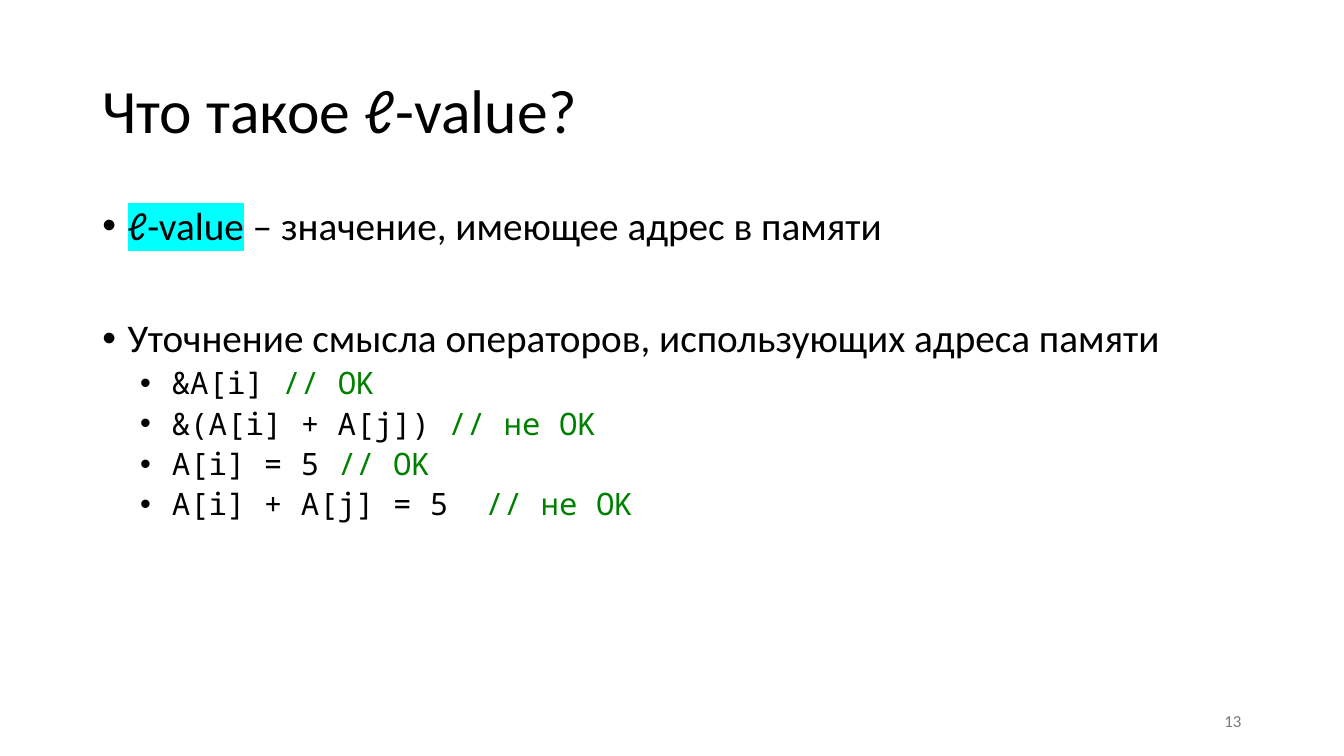
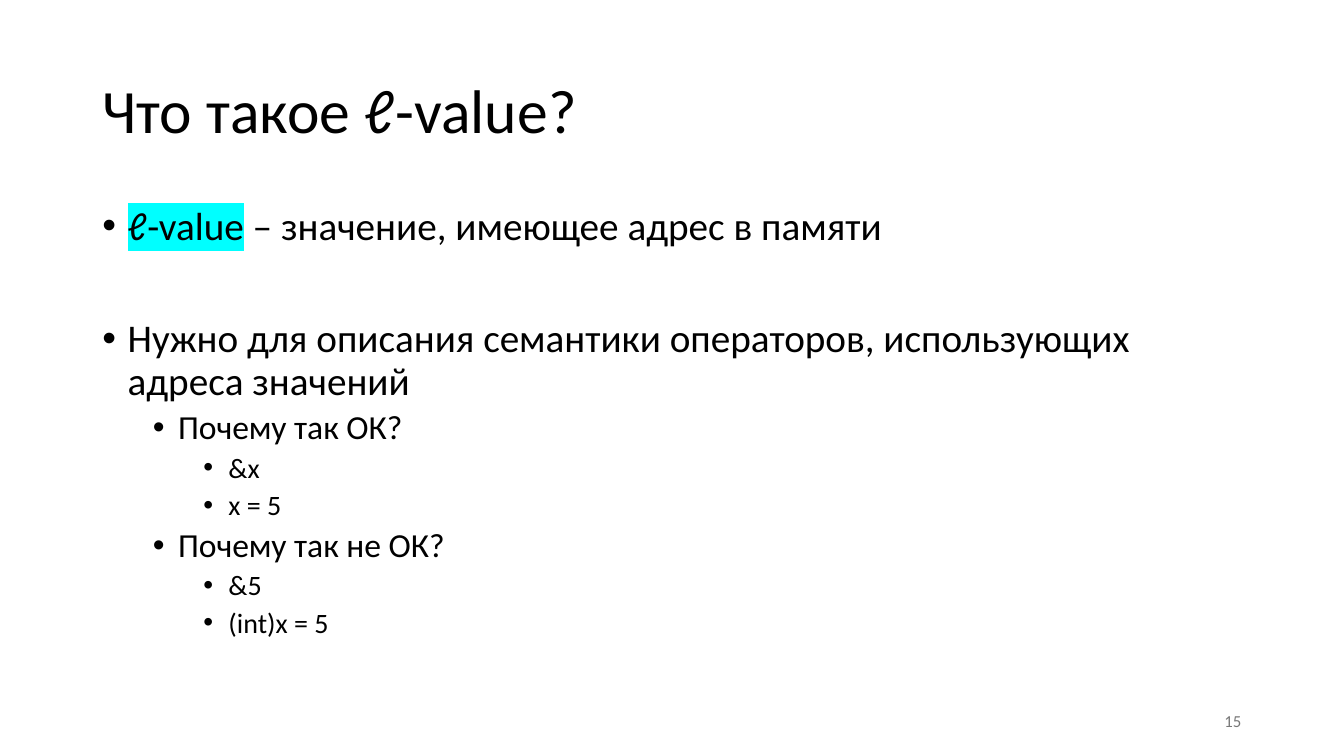
Before and after one commit to Evgueni-Petrov-aka-espetrov/Algorithms-and-Programming-in-C-pptx, a slide deck: slide 15 of 004 Побочные эффекты выражений в Си.pptx (slide 13 before the commit). Drawn at 1344x756 pixels with LibreOffice and Linux fonts; fonts in the diff are those of the drawing. Boxes give left, top, right and bottom in pixels: in the first picture for what was removed or moved away, otherwise in the second. Text is boxed around its words. In the diff, an @@ line names an element or a change of style, - is before the commit and + after.

```diff
--- a/004 Побочные эффекты выражений в Си.pptx
+++ b/004 Побочные эффекты выражений в Си.pptx
@@ text at bbox=[128, 327, 1129, 637]: text changed; size 22 to 28 pt; font Noto Sans Mono to Calibri @@
-• Уточнение смысла операторов, использующих адреса памяти
-  • &A[i] // OK
-  • &(A[i] + A[j]) // не OK
-  • A[i] = 5 // OK
-  • A[i] + A[j] = 5 // не OK
+• Нужно для описания семантики операторов, использующих адреса значений
+  • Почему так ОК?
+    • &x
+    • x = 5
+  • Почему так не ОК?
+    • &5
+    • (int)x = 5
@@ page number at bbox=[1224, 716, 1241, 727]: text changed @@
-13
+15
```
Also in this commit, not shown: 15 other slides changed.
